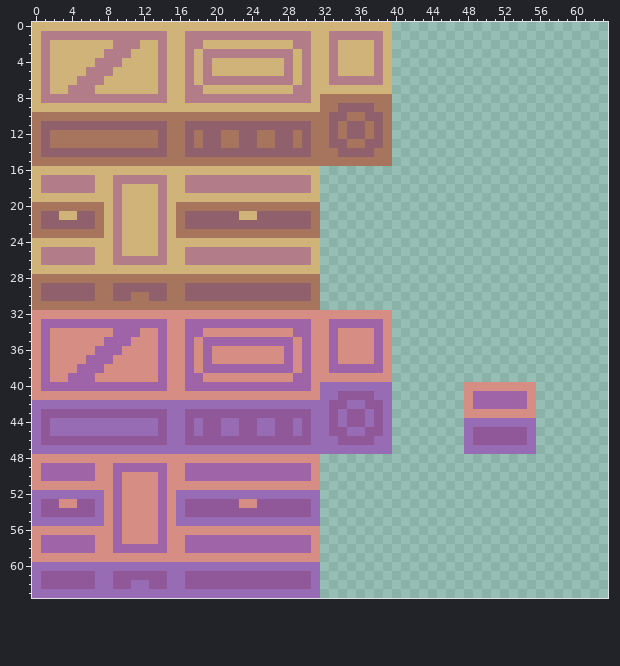
Pixel-art sprite: ocean game/Assets/crates.png. The picture above was drawn from the file before the commit.
The file is 64x64 pixels.
And afterwards:
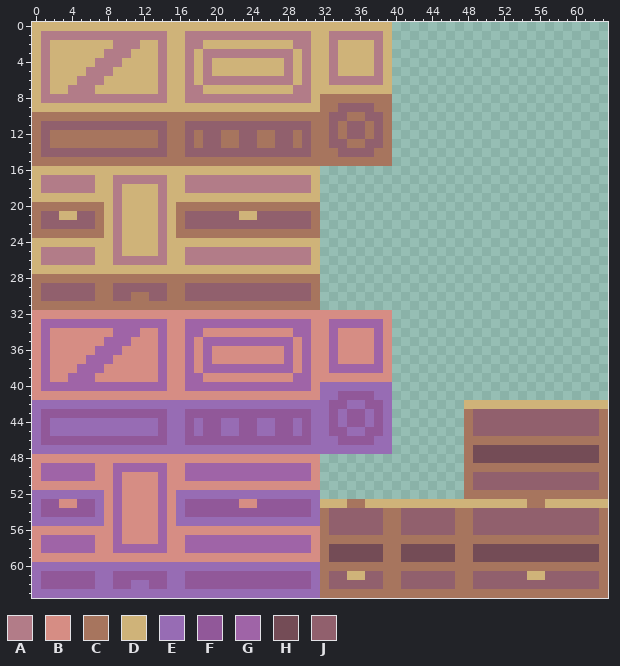
Palette (. is transparent): A #b27c88  B #d68d84  C #a7755e  D #cfb379  E #976cb4  F #915899  G #9f64a7  H #744c56  J #91606d
Difference:
y 40: x 48..55 BBBBBBBB -> ........
y 41: x 48..55 BGGGGGGB -> ........
y 42: x 48..63 BGGGGGGB........ -> DDDDDDDDDDDDDDDD
y 43: x 48..63 BBBBBBBB........ -> CJJJJJJJJJJJJJJC
y 44: x 48..63 EEEEEEEE........ -> CJJJJJJJJJJJJJJC
y 45: x 48..63 EFFFFFFE........ -> CJJJJJJJJJJJJJJC
y 46: x 48..63 EFFFFFFE........ -> CCCCCCCCCCCCCCCC
y 47: x 48..63 EEEEEEEE........ -> CHHHHHHHHHHHHHHC
y 48: x 48..63 ................ -> CHHHHHHHHHHHHHHC
y 49: x 48..63 ................ -> CCCCCCCCCCCCCCCC
y 50..51: x 48..63 ................ -> CJJJJJJJJJJJJJJC
y 52: x 48..63 ................ -> CCCCCCCCCCCCCCCC
y 53: x 32..63 ................................ -> DDDCCDDDDDDDDDDDDDDDDDDCCDDDDDDD
y 54..56: x 32..63 ................................ -> CJJJJJJCCJJJJJJCCJJJJJJJJJJJJJJC
y 57: x 32..63 ................................ -> CCCCCCCCCCCCCCCCCCCCCCCCCCCCCCCC
y 58..59: x 32..63 ................................ -> CHHHHHHCCHHHHHHCCHHHHHHHHHHHHHHC
y 60: x 32..63 ................................ -> CCCCCCCCCCCCCCCCCCCCCCCCCCCCCCCC
y 61: x 32..63 ................................ -> CJJDDJJCCJJJJJJCCJJJJJJDDJJJJJJC
y 62: x 32..63 ................................ -> CJJJJJJCCJJJJJJCCJJJJJJJJJJJJJJC
y 63: x 32..63 ................................ -> CCCCCCCCCCCCCCCCCCCCCCCCCCCCCCCC
Where, in picture pixels (left, top, right, bottom), the same in both pictures:
changed: (320, 382, 608, 598)
